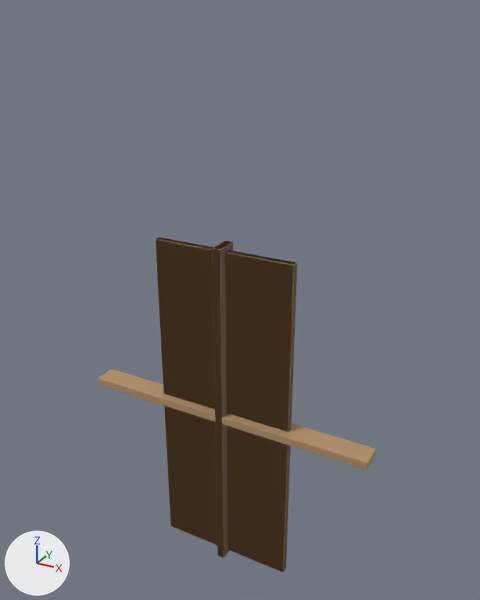
The glTF model public/models/authoring/door-double-flush-1800.glb, before and after one commit.
Both versions are drawn from a 50 mm lens placed at (1.69, -2.88, 2.19), pointed at (0.04, 0.11, 0.7). Arrows for +X, +Y and +Z are at lower left; the lights stay in place. The first picture is the older version. Where no turn or scale is listed for an object, it has been applied to the vertices. Vertices at exactly the same position are counted once.

In view in the first picture: 'Head.002', 'JambR.002', 'LeafL'.
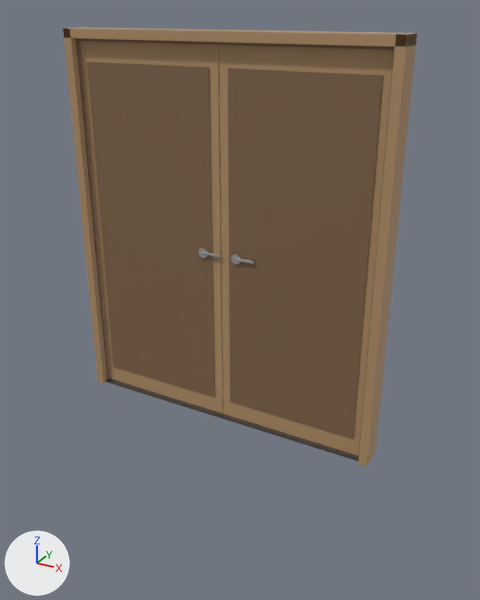
Where the change shows, as pixel boxes [x1, y1, x2, y2] in the pictures (480 x 600 px):
'LeafRPanel', moved (not visible before): after [228, 68, 383, 438]
'LeafL', moved: before [155, 237, 297, 572]; after [80, 41, 223, 414]
'LeafLPanel', moved (not visible before): after [87, 62, 215, 397]
'JambR.002', moved: before [212, 241, 233, 558]; after [358, 34, 417, 466]
'LeafR', moved (not visible before): after [219, 45, 394, 456]
'Head.002', moved: before [98, 369, 376, 470]; after [63, 27, 417, 47]
'JambL.002', moved (not visible before): after [63, 28, 107, 383]
'StopL.002', moved (not visible before): after [76, 39, 110, 380]
'Threshold.002', unchanged, uncovered by the edit: after [106, 379, 359, 461]

The edits, one by one:
me_head_011 is used by ob_head_002; location (0.0, 0.0, 0.0).
me_head_011 had 56 vertices, 108 faces and spanned x -0.9..0.9, y -0.07..0.07, z -0.03..0.03.
me_head_011 now has 56 vertices, 108 faces and spans x -0.9..0.9, y -0.07..0.07, z 2.05..2.1.
me_head_011 part 1: the whole mesh is moved by (0.0, 0.0, 2.08).
me_jambl_011 is used by ob_jambl_002; location (0.0, 0.0, 0.0).
me_jambl_011 had 56 vertices, 108 faces and spanned x -0.03..0.03, y -0.07..0.07, z -1.05..1.05.
me_jambl_011 now has 56 vertices, 108 faces and spans x -0.9..-0.85, y -0.07..0.07, z 0.0..2.1.
me_jambl_011 part 2: the whole mesh is moved by (-0.88, 0.0, 1.05).
me_jambr_011 is used by ob_jambr_002; location (0.0, 0.0, 0.0).
me_jambr_011 had 56 vertices, 108 faces and spanned x -0.03..0.03, y -0.07..0.07, z -1.05..1.05.
me_jambr_011 now has 56 vertices, 108 faces and spans x 0.85..0.9, y -0.07..0.07, z 0.0..2.1.
me_jambr_011 part 3: the whole mesh is moved by (0.88, 0.0, 1.05).
me_leafl_002 is used by ob_leafl; location (0.0, 0.0, 0.0).
me_leafl_002 had 56 vertices, 108 faces and spanned x -0.42..0.42, y -0.02..0.02, z -1.02..1.02.
me_leafl_002 now has 56 vertices, 108 faces and spans x -0.85..0.0, y -0.02..0.02, z 0.0..2.05.
me_leafl_002 part 4: the whole mesh is moved by (-0.43, 0.0, 1.02).
me_leaflpanel_001 is used by ob_leaflpanel; location (0.0, 0.0, 0.0).
me_leaflpanel_001 had 8 vertices, 12 faces and spanned x -0.37..0.37, y 0.0, z -0.91..0.91.
me_leaflpanel_001 now has 8 vertices, 12 faces and spans x -0.8..-0.05, y -0.03..-0.02, z 0.11..1.94.
me_leaflpanel_001 part 5: the whole mesh is moved by (-0.42, -0.02, 1.02).
me_leafr_002 is used by ob_leafr; location (0.0, 0.0, 0.0).
me_leafr_002 had 56 vertices, 108 faces and spanned x -0.42..0.42, y -0.02..0.02, z -1.02..1.02.
me_leafr_002 now has 56 vertices, 108 faces and spans x 0.0..0.85, y -0.02..0.02, z 0.0..2.05.
me_leafr_002 part 6: the whole mesh is moved by (0.43, 0.0, 1.02).
me_leafrpanel_001 is used by ob_leafrpanel; location (0.0, 0.0, 0.0).
me_leafrpanel_001 had 8 vertices, 12 faces and spanned x -0.37..0.37, y 0.0, z -0.91..0.91.
me_leafrpanel_001 now has 8 vertices, 12 faces and spans x 0.05..0.8, y -0.03..-0.02, z 0.11..1.94.
me_leafrpanel_001 part 7: the whole mesh is moved by (0.42, -0.02, 1.02).
me_stopl_005 is used by ob_stopl_002; location (0.0, 0.0, 0.0).
me_stopl_005 had 8 vertices, 12 faces and spanned x -0.01..0.01, y -0.01..0.01, z -1.02..1.02.
me_stopl_005 now has 8 vertices, 12 faces and spans x -0.85..-0.84, y -0.04..0.0, z 0.0..2.05.
me_stopl_005 part 8: the whole mesh is moved by (-0.84, -0.02, 1.02).
